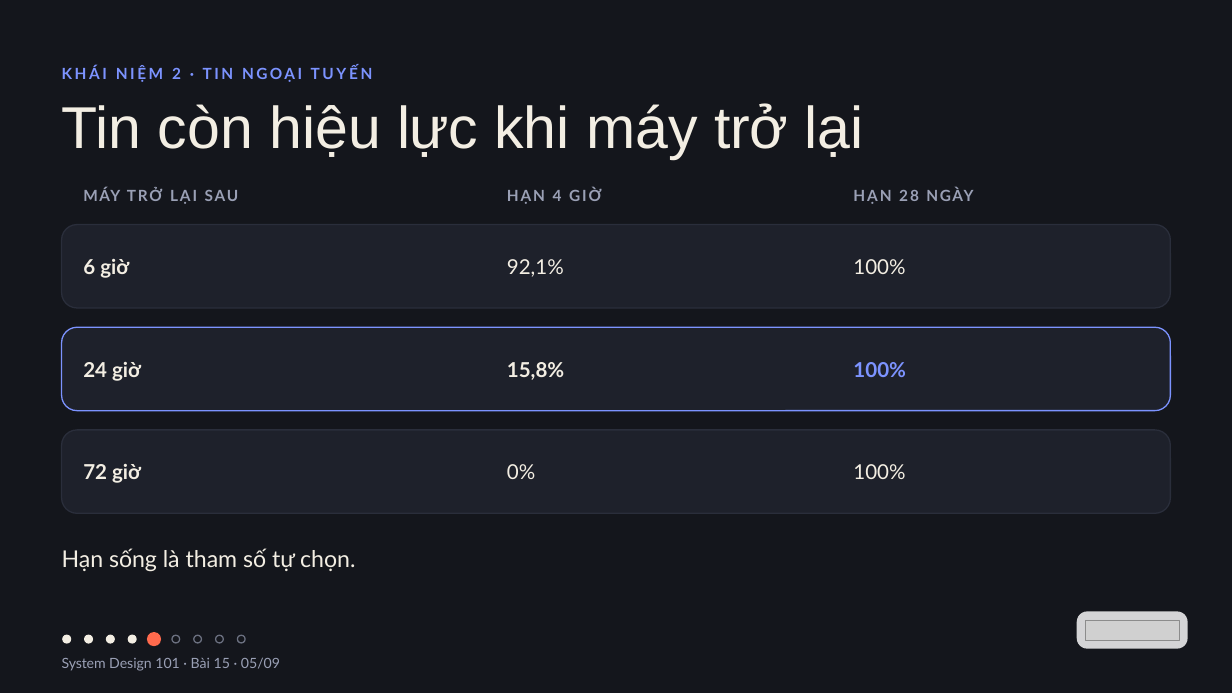
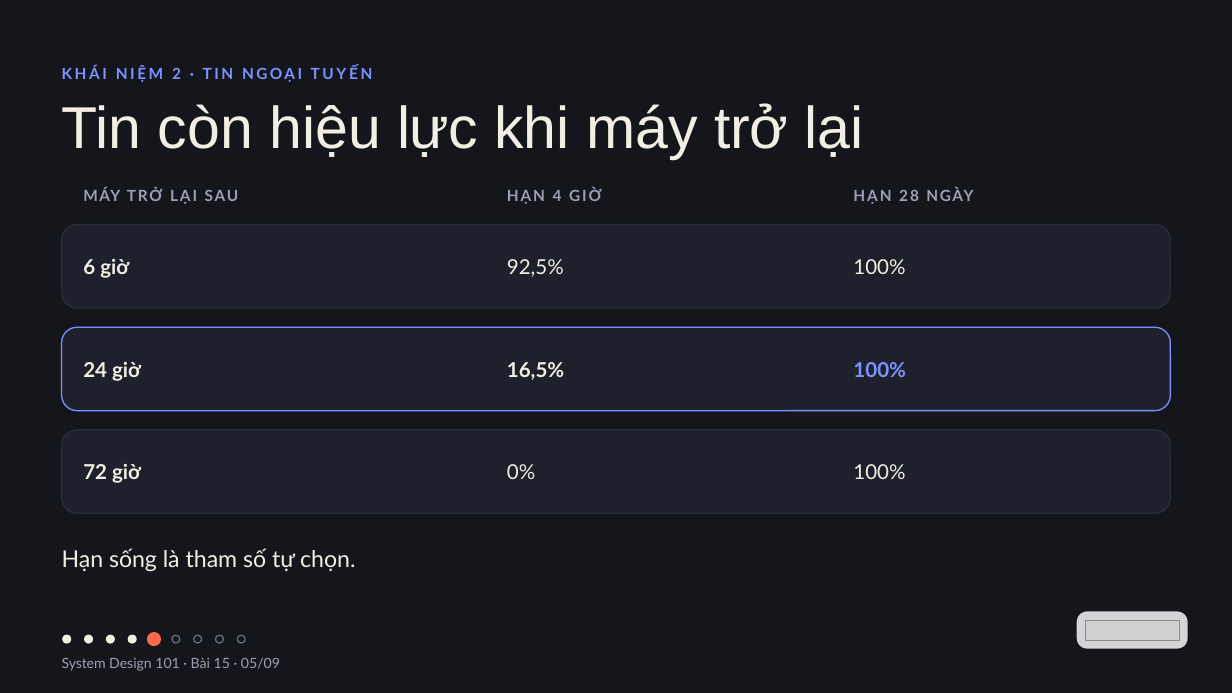
Before and after one commit to vohoailinh90/tool-marketing-studio, a slide deck: slide 5 of system-design-101/vi/lessons/sd-12-015/slides/sd-12-015.pptx. Drawn at 1232x693 pixels with LibreOffice and Linux fonts; fonts in the diff are those of the drawing; grey boxes stand for pictures. Boxes give left, top, right and bottom in pixels: in the first picture for what was removed or moved away, otherwise in the second. Text is boxed around its words. In the diff, an @@ line names an element or a change of style, - is before the commit and + after.

```diff
--- a/system-design-101/vi/lessons/sd-12-015/slides/sd-12-015.pptx
+++ b/system-design-101/vi/lessons/sd-12-015/slides/sd-12-015.pptx
@@ text at (507, 259, 564, 277): text changed @@
-92,1%
+92,5%
@@ text at (507, 362, 564, 380): text changed @@
-15,8%
+16,5%
```
Also in this commit, not shown: 11 other files.
